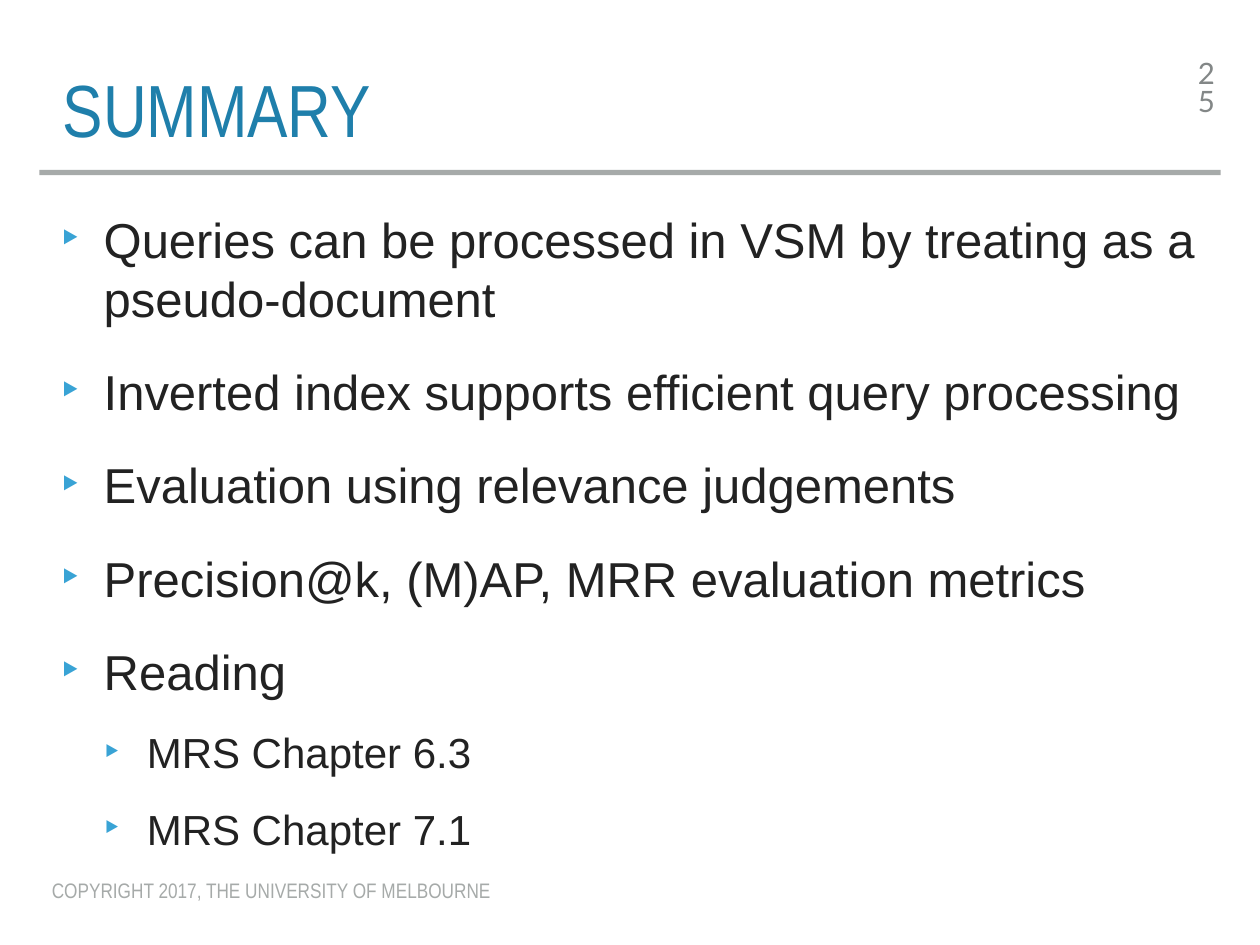
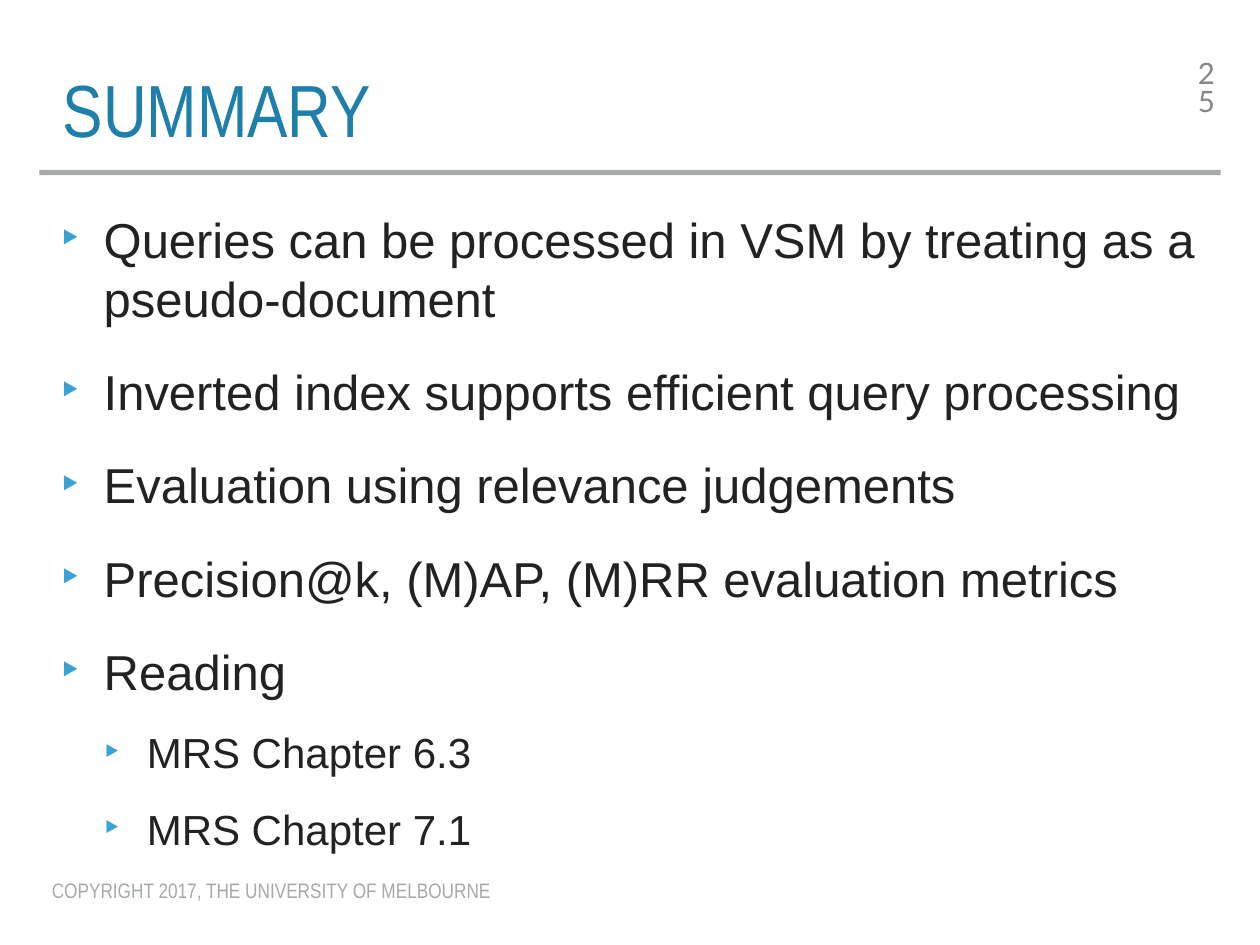
Before and after one commit to trevorcohn/comp90042, a slide deck: slide 25 of slides/WSTA_L16_vsm_eval.pptx. Drawn at 1260x945 pixels with LibreOffice and Linux fonts; fonts in the diff are those of the drawing. Boxes give left, top, right and bottom in pixels: in the first picture for what was removed or moved away, otherwise in the second. Text is boxed around its words. In the diff, an @@ line names an element or a change of style, - is before the commit and + after.

```diff
--- a/slides/WSTA_L16_vsm_eval.pptx
+++ b/slides/WSTA_L16_vsm_eval.pptx
@@ text at (104, 561, 1118, 607): text changed @@
-‣ Precision@k, (M)AP, MRR evaluation metrics
+‣ Precision@k, (M)AP, (M)RR evaluation metrics
```
Also in this commit, not shown: 2 other slides changed, 5 other files.
